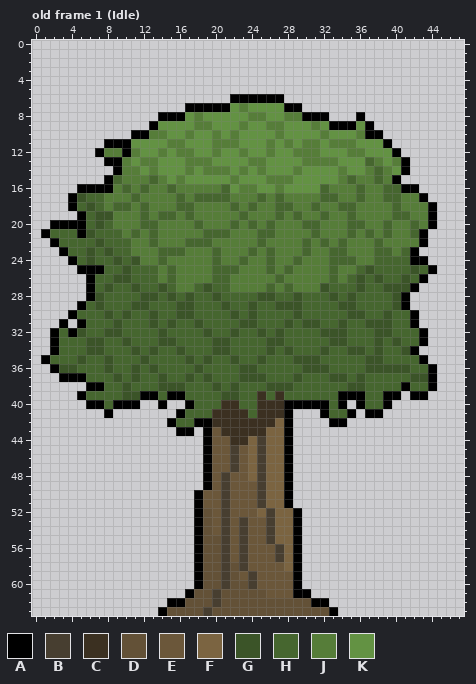
Pixel-art file, stored at src/unfinished/piskel files/static-objects/true-tree-a.aseprite. The picture above was drawn from the file before the commit.
48x64 pixels, 31 frames. Shown: old frame 1 (Idle). The commit also changed other frames, which this record leaves out.
Palette (. is transparent): A #000000  B #473e30  C #3b3021  D #635137  E #6b573a  F #7b6441  G #3b5428  H #46662f  J #567d39  K #639243
Pixels before, old frame 1 (Idle) (only the part around the change), first column x 0:
 0 ................................................
 1 ................................................
 2 ................................................
 3 ................................................
 4 ................................................
 5 ................................................
 6 ......................AAAAAA....................
 7 .................AAAAAKJKKKKAA..................
 8 ..............AAAKJKKKKKJJKKJJAAA...A...........
 9 .............AKKKKJJKKKJKKJJKKKJKAAAKA..........
10 ...........AAJJKKJKKJKJKKKKJKKKKJKKKJAA.........
11 ........AAAKKKKJJKKKJJJKKKJKJKJJKJJJKKKA........
12 .......AJJAJKKJKJJKKJKKJKKJKKJJJKKKJJKKKA.......
13 ........AAJKJJKKKJJJKKKKJJKKKKJJJJKKKHJKJA......
14 .........AJJKJKKKJKJJJKJKJKKKJKKKKJKKJHJKA......
15 ........AHJJJHJKJKKKKKJKKKJJJKKKKKJHJJHJA.......
16 .....AAAAJHJHJJHJJJJJHKJJKKJKKKKHJJJHJJHHAA.....
17 ....AGHHJJJHJJJJHJHHHHJJJHJHJJJJHHJJHJJHHJJA....
18 ....AHGHJHHJHJJJHHJJJJHJHJJHHJJHJJHHJJJJHJJJA...
19 .....AHGGJJJHJHHJHJJJJJHJJJHJHJJHJJHJJJJHHJJA...
20 ..AAAAHGHJJJHHJJJJHJJJHJHJHJJJHHJJJHHJJHJJHJA...
21 .AHHHAGHHHJHJHJJJJJHHHJJJHHJJJJHJJJHJHJHJJHA....
22 ..AHHHHGHHHJJHJJJHHHJJJJJHJJJJHJHJHJJJHJJJJA....
23 ...AHHGHGHHJJJHHHJJJHJJJHJHJJJHJJHHJJJHHJHA.....
24 ....AHGHHGHGJJHJJJJJHJJHJJHJJHJJJHHHJJHHHHAA....
25 .....AAAHHGHHHJHJJJJHHHJJJHJHJJJJHJJHGHHHHGHA...
26 ......AHHGGHHHJHJJJJHHJJJJJHJJJJJHJHGHGHHGHA....
27 ......AHGHHGHHGHJJHGHHJJJJHJHJJJGHHHGHHGGGA.....
28 ......AGHHHHGGHGHGHHGHHHHGGHHGHHHGHGHHHHGA......
29 .....AHGHHHGGHHHGGHHHGHHGHHGGGHHHHGGHHHHGA......
30 ....AHHHGHGHHGHHGGHHHHGHGHHHHGHHHHHGGHHGHHA.....
31 ...A.AHHHGHHHGHGHHGHHHHGGHHHGHGGHHGHHGGGHHA.....
32 ..AHAGHHGGHHHHGHHHHGHHGHHGHGHHHHGGGHHHGGHHHA....
33 ..AHHHGGHHGHHHGGHHHHGGHHHHGGHHHHHGGHHHGHGHHA....
34 ..AHHHGGHHHGHGHHGHHHGGHHHHGHGHHHGHHGGHGHHGA.....
35 .AHHHGHHGHHHGHHHHGHGHHGHHGHHHGGGHHHHHGGHHHHA....
36 ..AGGHHHGHHGHGHHHHGHHHHGGHHHHHGGGHHHHGGGGGHHA...
37 ...AAAHHHGHGHHGHHGHGHHHGGGHHHGHHHGGHGHHHHHGGA...
38 ......AAHHGHHHGGGHHHGHGHHHGGGHHHHHHGGHHHHAHHA...
39 .....AHHHHGGAAHAAHHHHGGHHCHCHHHHHHAAAHHAA.AA....
40 ......AAHAAA..A..AHHHCCHHCCCAAAAAHA.AHHA........
41 ........A.......AHHHCCCCHCCCA...AHHA.AA.........
42 ...............AHHAACCCCCCCFA....AA.............
43 ................AA.AECCCCCFFA...................
44 ...................AEECCFBFFA...................
45 ...................AEEBEFBFFA...................
46 ...................AEEBEFBFFA...................
47 ...................AEEBEFBFFA...................
48 ...................AEBEEFBFFA...................
49 ...................AEBEEEBFFA...................
50 ..................AEEBEEEBFFA...................
51 ..................AEEBEEEBFFA...................
52 ..................ADEBEEEFBFFA..................
53 ..................ADEBEBEEBFFA..................
54 ..................ADEBEBEEBFFA..................
55 ..................ADDBEBEEBFFA..................
56 ..................ADDBEBEEEBFA..................
57 ..................ADDBEBEEEBFA..................
58 ..................ADDBDBEEEEFA..................
59 ..................ADDBDEBEEEEA..................
60 ..................ADDBDDBEEEEA..................
61 .................ADDBDDDDDEEEAA.................
62 ...............AADDDBDDDDDDDDDDAA...............
63 ..............ADDDDBDDDDDDDDDDDDDA..............
After:
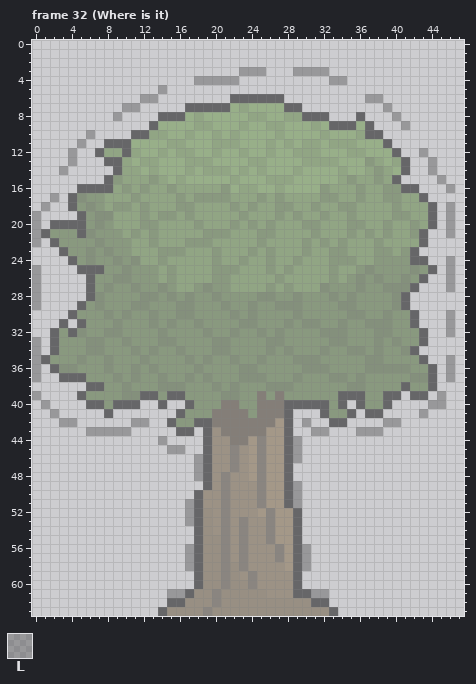
Colours new in this view: L #00000042
A new or re-ordered frame is compared with the old frame closest to it.
Log entry: not but seriously, where is tree
Changes in this commit:
frames 31 -> 33
colour A: #000000 -> #00000080
colour B: #473e30 -> #473e3080
colour C: #3b3021 -> #3b302180
colour D: #635137 -> #63513780
colour E: #6b573a -> #6b573a80
colour F: #7b6441 -> #7b644180
colour G: #3b5428 -> #3b542880
colour H: #46662f -> #46662f80
colour J: #567d39 -> #567d3980
colour K: #639243 -> #63924380
Changed rows in their new state; - is a pixel that keeps its letter.
Frame 32 (Where is it) is new; against old frame 1 (Idle):
first column x 0:
 3 -----------------------LLL---LLLL--------------
 4 ------------------LLLLL----------LL------------
 5 --------------L--------------------------------
 6 ------------LL-----------------------LL--------
 7 ----------LL---------------------------L-------
 8 ---------L------------------------------L------
 9 -----------------------------------------L-----
10 ------L----------------------------------------
11 -----L-----------------------------------------
12 ----L--------------------------------------L---
13 ----L---------------------------------------L--
14 ---L----------------------------------------L--
15 ---------------------------------------------L-
16 ----------------------------------------------L
17 --L--------------------------------------------
18 -L--------------------------------------------L
19 L---------------------------------------------L
20 L---------------------------------------------L
21 L---------------------------------------------L
22 L----------------------------------------------
24 ----------------------------------------------L
25 L---------------------------------------------L
26 L---------------------------------------------L
27 L---------------------------------------------L
28 L----------------------------------------------
29 L----------------------------------------------
30 ----------------------------------------------L
31 ----------------------------------------------L
32 ----------------------------------------------L
33 L----------------------------------------------
34 L----------------------------------------------
35 L---------------------------------------------L
36 L---------------------------------------------L
37 L---------------------------------------------L
39 L--------------------------------------------L-
40 -L------------------------------------------LL-
41 --L----------------------------------------L---
42 ---LL------LL-----------------L--------LL------
43 ------LLLLL--------------------LL---LLL--------
44 --------------L--------------L-----------------
45 ---------------LL------------L-----------------
46 ------------------L----------L-----------------
47 ------------------L----------------------------
48 ------------------L----------------------------
49 -----------------------------L-----------------
50 -----------------------------L-----------------
51 -----------------L-----------L-----------------
52 -----------------L-----------------------------
53 -----------------L-----------------------------
56 -----------------L------------L----------------
57 -----------------L------------L----------------
58 -----------------L------------L----------------
61 ---------------LL--------------LL--------------
Changed places in both pictures, as pixel boxes (x1, y1, x2, y2):
changed: (32, 67, 455, 616)
